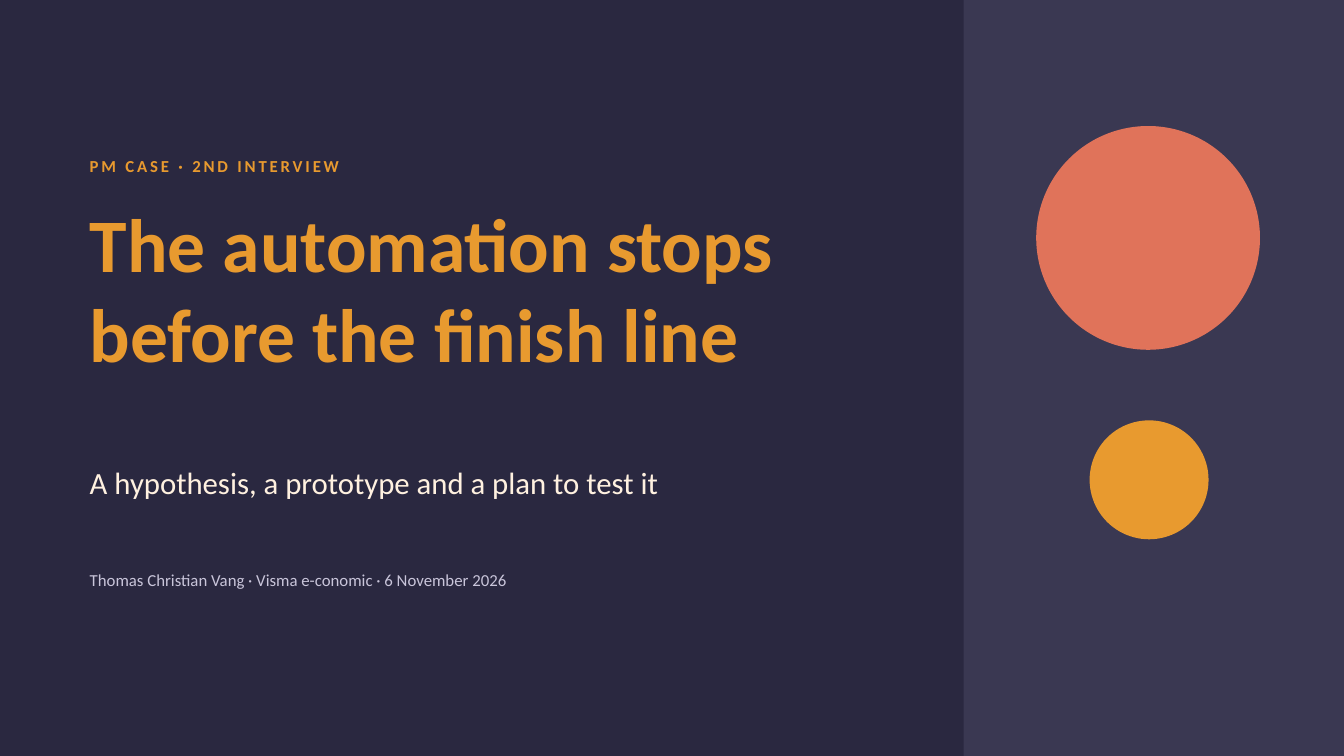
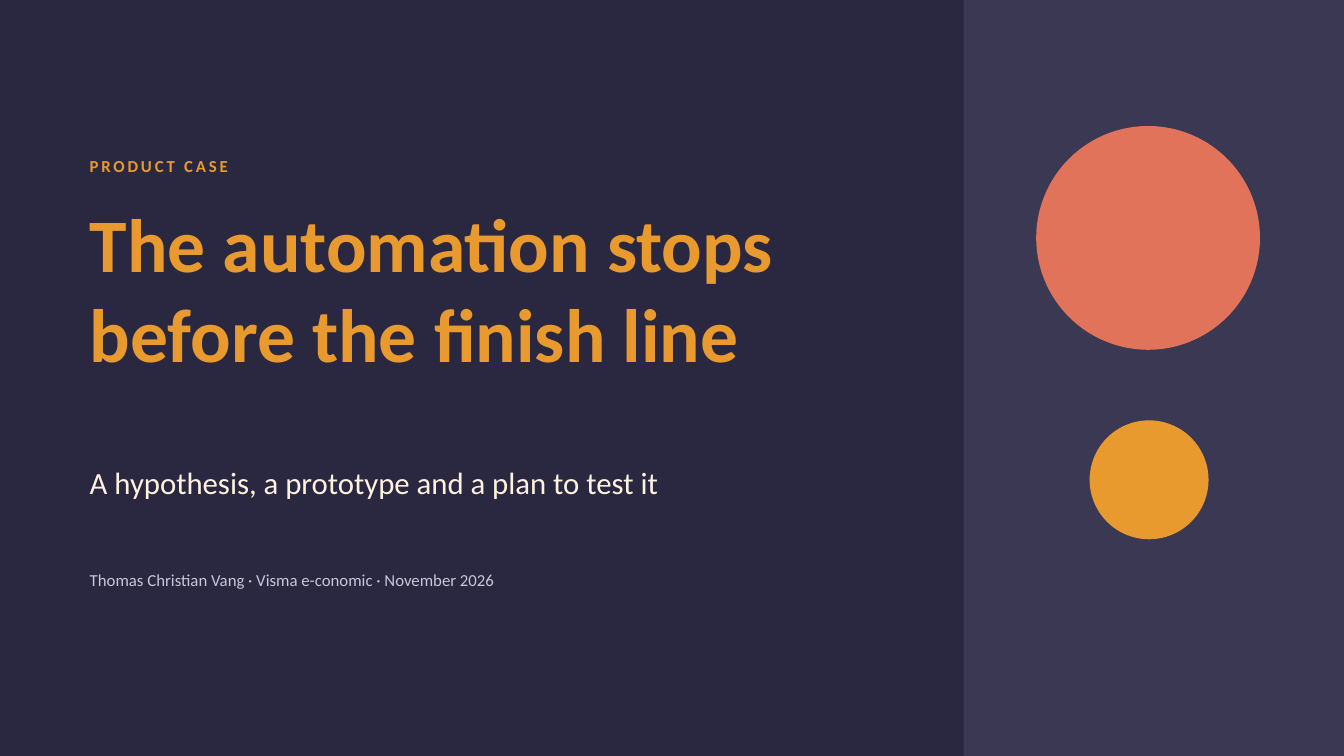
Before and after one commit to ai-tvang/economic-feature-showcase, a slide deck: slide 1 of deck/e-conomic-case-workflow-suggestions.pptx. Drawn at 1344x756 pixels with LibreOffice and Linux fonts; fonts in the diff are those of the drawing. Boxes give left, top, right and bottom in pixels: in the first picture for what was removed or moved away, otherwise in the second. Text is boxed around its words. In the diff, an @@ line names an element or a change of style, - is before the commit and + after.

```diff
--- a/deck/e-conomic-case-workflow-suggestions.pptx
+++ b/deck/e-conomic-case-workflow-suggestions.pptx
@@ text at [90,161,228,172]: text changed @@
-PM CASE · 2ND INTERVIEW
+PRODUCT CASE
@@ text at [90,574,494,589]: text changed @@
-Thomas Christian Vang · Visma e-conomic · 6 November 2026
+Thomas Christian Vang · Visma e-conomic · November 2026
```
Also in this commit, not shown: 2 other files.
